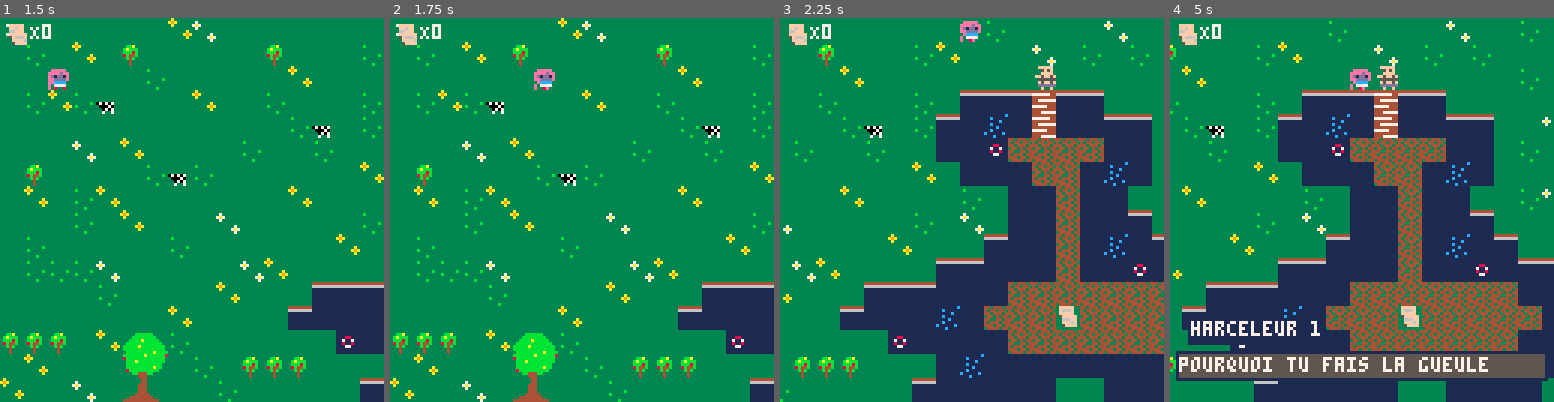
Above: before the commit, frames 1-4 (left to right).
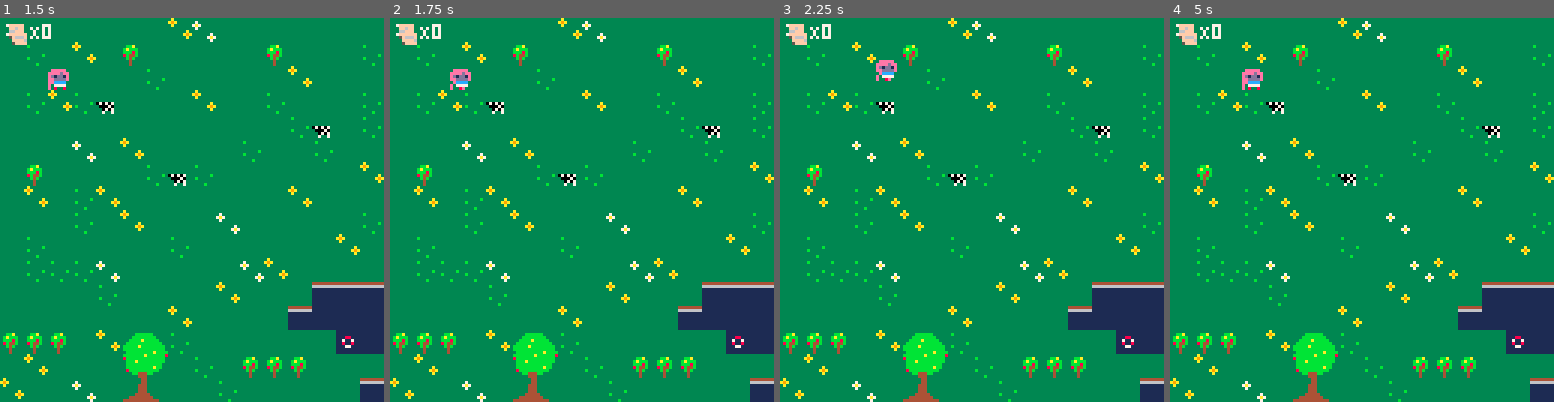
Above: after the commit, the same moments.

Repository: sarahwatremet/pico8_game
Game: PICO-8 cartridge diana_warrior1.p8
Same seed, same stepped clock (60 frames per second), same inputs: the game is played once before the commit and once after it.
Inputs:
- Up to frame 1 (1.5 s): tap X (X key) at 0.33, 1.07 s
- Up to frame 2 (1.75 s): hold Right from 1.6 s (still down)
- Up to frame 3 (2.25 s): tap X (X key) at 1.85 s; release Right at 2.1 s; hold Up from 2.15 s (still down)
- Up to frame 4 (5 s): release Up at 2.42 s; hold Right 2.47-3.03 s; tap X (X key) at 2.97, 4.08 s; hold Left 3.08-3.58 s; hold Down 3.63-3.97 s; hold Right 4.02-4.68 s; hold Up from 4.73 s (still down)

Frame 1 is identical in both runs. In frame 2, 0.5% of the frame differs, in the area x 15-43%, y 13-19%; in frame 3, 47%; in frame 4, 52%, in the area x 0-100%, y 0-100%.

Commit message:
Add files via upload

Diff:
--- a/diana_warrior1.p8
+++ b/diana_warrior1.p8
@@ -5,6 +5,7 @@
 
 function _init()
 	create_player()
+	h = create_harceleur()
  --create_enemies()
 	init_msg()
 
@@ -43,7 +44,18 @@
   pages=0,
   attack=false,
   }
-  end
+end
+
+function create_harceleur()
+	local h= {
+		x=20,
+		y=2,
+		sprite=28,
+		talked=false,
+		hit=false
+	}
+	return h
+end
 
 function draw_player()
  spr(p.sprite,
@@ -61,7 +73,6 @@
 	if p.anim_t==0 then
 	 newox=0
 	 newoy=0
- end
 
  if btn(➡️) then
   newx+=1
@@ -78,15 +89,16 @@
    newy+=1
    newoy=-8
  end
-
- if btn(❎) then
- 	p.attack=true
- 	else p.attack=false
- end
-
-
-
-interact(newx,newy)
+ end
+
+ --if btn(❎) then
+ --	p.attack=true
+ --	else p.attack=false
+ --end
+
+
+
+	interact(newx,newy)
 
  if not check_flag(0,newx,newy)
  and(p.x!=newx or p.y!=newy) then
@@ -99,9 +111,9 @@
 
 
   --animation
-  --p.anim_t=max(p.anim_t-0.125,0)
-  --p.ox=p.start_ox*p.anim_t
-  --p.oy=p.start_oy*p.anim_t
+  p.anim_t=max(p.anim_t-0.125,0)
+  p.ox=p.start_ox*p.anim_t
+  p.oy=p.start_oy*p.anim_t
 
 	if p.anim_t>=0.5 then
  	 p.sprite=34
@@ -109,27 +121,35 @@
  	 p.sprite=33
 	end
 
+ p.attack=false
  if btn(❎) then
   	p.sprite=35
+  	p.attack=true
  end
 
 end
 
 
 function interact(x,y)
- if check_flag(1,x,y) then
-  pick_up_pages(x,y)
- elseif check_flag(2,x,y)
-	and p.pages==3 then
-  open_door(x,y)
-
-end
-  --message
- if x==20 and y==2 then
-  sfx(3)
-  start_dialogue("harceleur 1","diana","un petit sourire?","...","pourquoi tu fais la gueule","...","vas-y degage salope","fuck le patriarcat")
-	end
-
+	 if check_flag(1,x,y) then
+	  pick_up_pages(x,y)
+	 elseif check_flag(2,x,y)
+		and p.pages==3 then
+	  open_door(x,y)
+
+		end
+	  --message
+	 if x==h.x and y==h.y and not h.talked  then
+	  sfx(3)
+	  start_dialogue("harceleur 1","diana","un petit sourire?","...","pourquoi tu fais la gueule","...","vas-y degage salope","fuck le patriarcat")
+		end
+
+		-- is there any message left
+
+
+		--if h.talked then
+			--next_tile(h.x,h.y)
+		--end
 
 end
 
@@ -227,10 +247,21 @@
 
 function update_msg()
 if (btn(❎))then
-deli(msg_list,1)
-switch_speaker()
---and messages2[1]
-end
+	deli(msg_list,1)
+	switch_speaker()
+
+	if not h.talked and next(msg_list) == nil then
+		h.talked = true
+	end
+
+	if h.talked and p.attack and not h.hit then
+	 -- harceleur en pls
+		next_tile(h.x,h.y)
+		h.hit = true
+	end
+
+	--and messages2[1]
+	end
 end
 
 
@@ -314,7 +345,7 @@
 0000010000000000010001010101000000000101000001000101000109000000000000000000000001010000000000000000000000000000010100000000000001000000000000000000000000010100010000010100000200000500000000000000000000000000000000000000000000000000000000010100000000000000
 0000000000000000000000000000000000000000000000000000000000000000000000000000000000000000000000000000000000000000000000000000000000000000000000000000000000000000000000000000000000000000000000000000000000000000000000000000000000000000000000000000000000000000
 __map__
-05050505050505030e05050505050505050504050505050e0505040505040505050e050505050505050505050505050505050505050505050505050505050c0000000000000000000000000000000000000000000000000000000000000000000000000000000000000000000000000000000000000000000000000000000000
+05050505050505030e05050505050505050505050505050e0505040505040505050e050505050505050505050505050505050505050505050505050505050c0000000000000000000000000000000000000000000000000000000000000000000000000000000000000000000000000000000000000000000000000000000000
 05040503050205050505050205050504030505050e05040504050505050504050505050e04050505050503050505050e05050505050505050505050505570c0000000000000000000000000000000000000000000000000000000000000000000000000000000000000000000000000000000000000000000000000000000000
 05050505050504050505050503050505050505051c050505050504050e05050505040505050505030405050505040505050e0505050518190505050505050c0000000000000000000000000000000000000000000000000000000000000000000000000000000000000000000000000000000000000000000000000000000000
 050403040d05050503050504050505040513131314131305050505050503050e05040505050e0505050405050304050405040405050528290505050505050c0000000000000000000000000000000000000000000000000000000000000000000000000000000000000000000000000000000000000000000000000000000000
